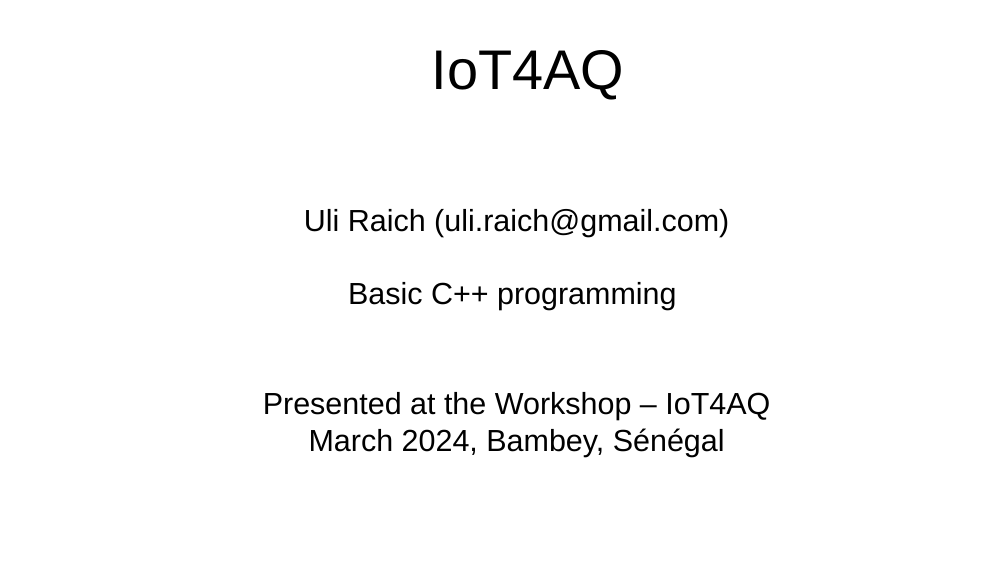
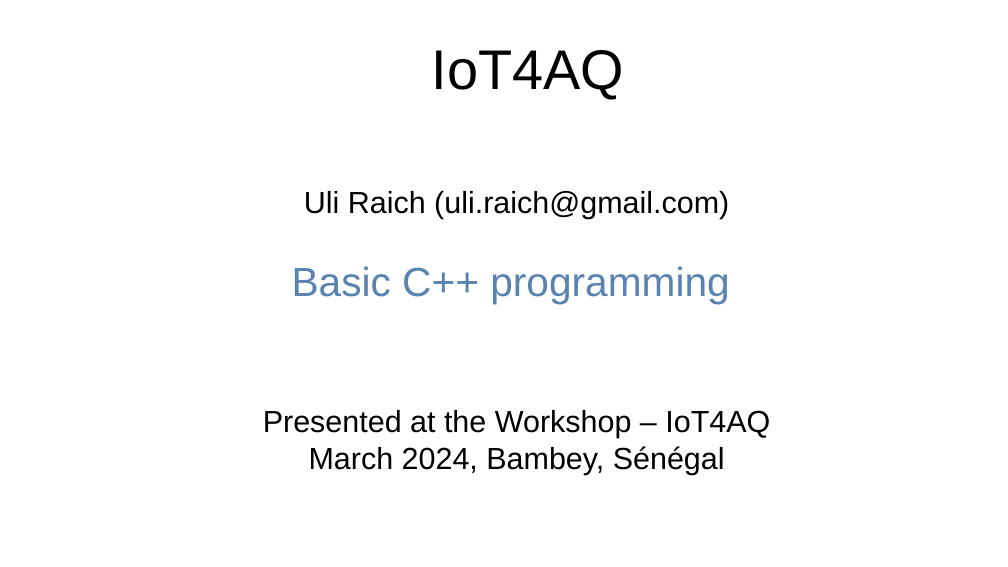
Before and after one commit to uraich/IoT4AQ, a slide deck: slide 1 of workshop/slides/iot4aq_basicC++.odp. Drawn at 1008x567 pixels with LibreOffice and Linux fonts; fonts in the diff are those of the drawing; background and template pictures are left out. Boxes give left, top, right and bottom in pixels: in the first picture for what was removed or moved away, otherwise in the second. Text is boxed around its words. In the diff, an @@ line names an element or a change of style, - is before the commit and + after.

```diff
--- a/workshop/slides/iot4aq_basicC++.odp
+++ b/workshop/slides/iot4aq_basicC++.odp
@@ subtitle at bbox=[292, 266, 729, 304]: size 24 to 32 pt, text colour #000000 to #5983B0 in "Basic C++ programming" @@
```
Also in this commit, not shown: 9 other files.
